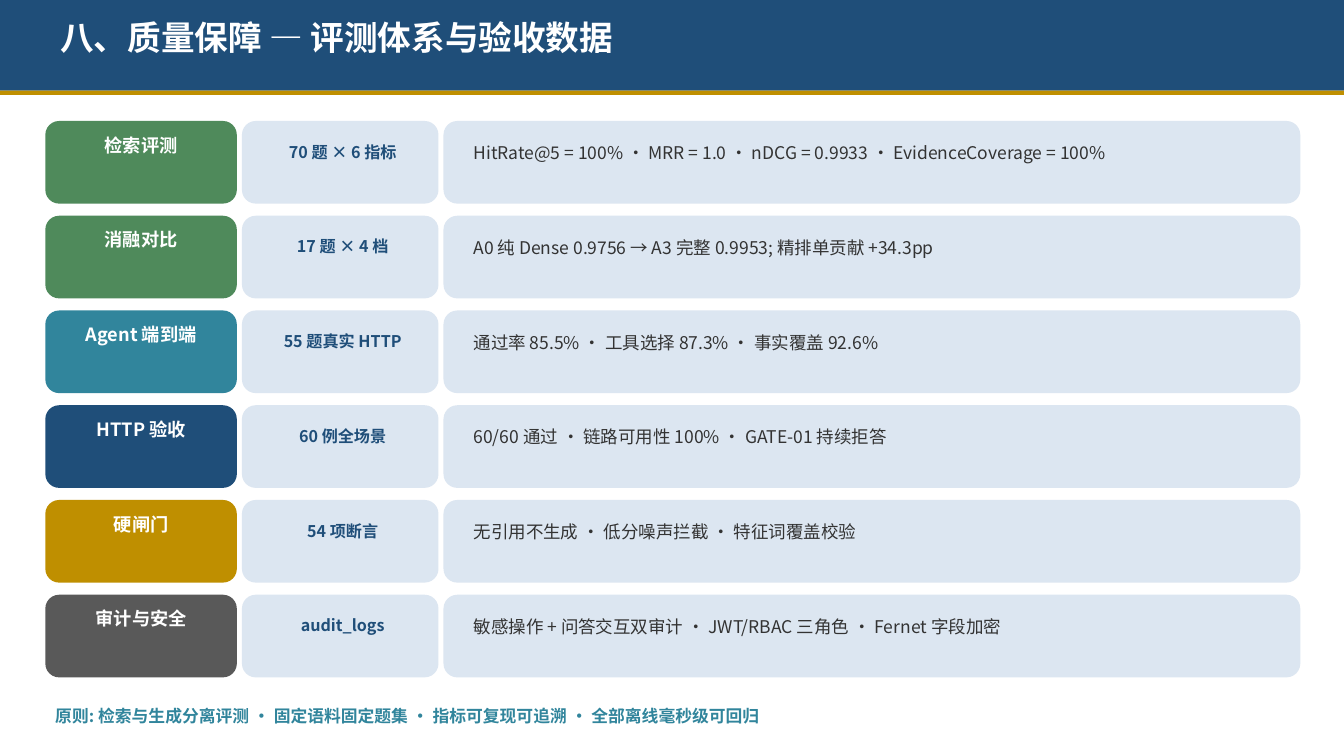
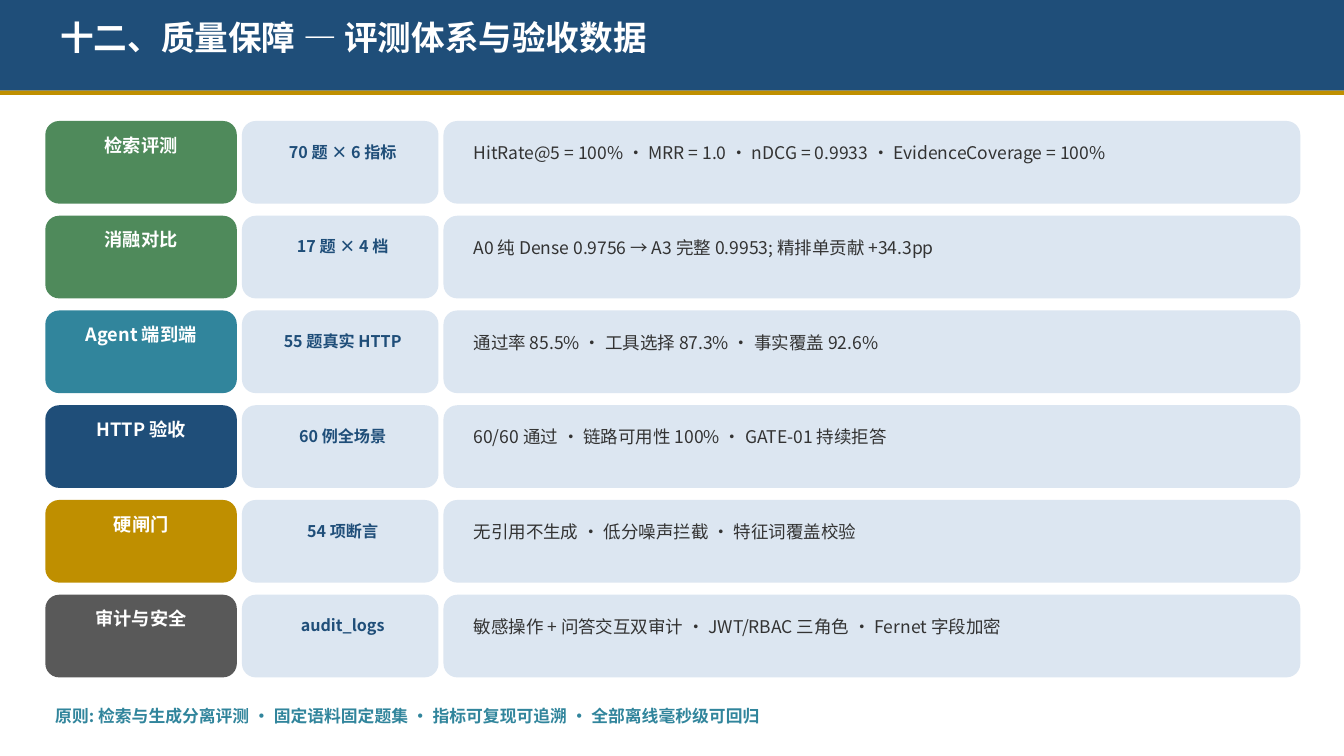
Before and after one commit to wuyang-vs/Bidding_QA_Chatbot, a slide deck: slide 14 of 招投标RAG智能问答系统介绍.pptx (slide 10 before the commit). Drawn at 1344x756 pixels with LibreOffice and Linux fonts; fonts in the diff are those of the drawing. Boxes give left, top, right and bottom in pixels: in the first picture for what was removed or moved away, otherwise in the second. Text is boxed around its words. In the diff, an @@ line names an element or a change of style, - is before the commit and + after.

```diff
--- a/招投标RAG智能问答系统介绍.pptx
+++ b/招投标RAG智能问答系统介绍.pptx
@@ text at [60,21,646,53]: text changed @@
-八、质量保障 — 评测体系与验收数据
+十二、质量保障 — 评测体系与验收数据
```
Also in this commit, not shown: 5 other slides changed, 4 slides added, 1 other file.
